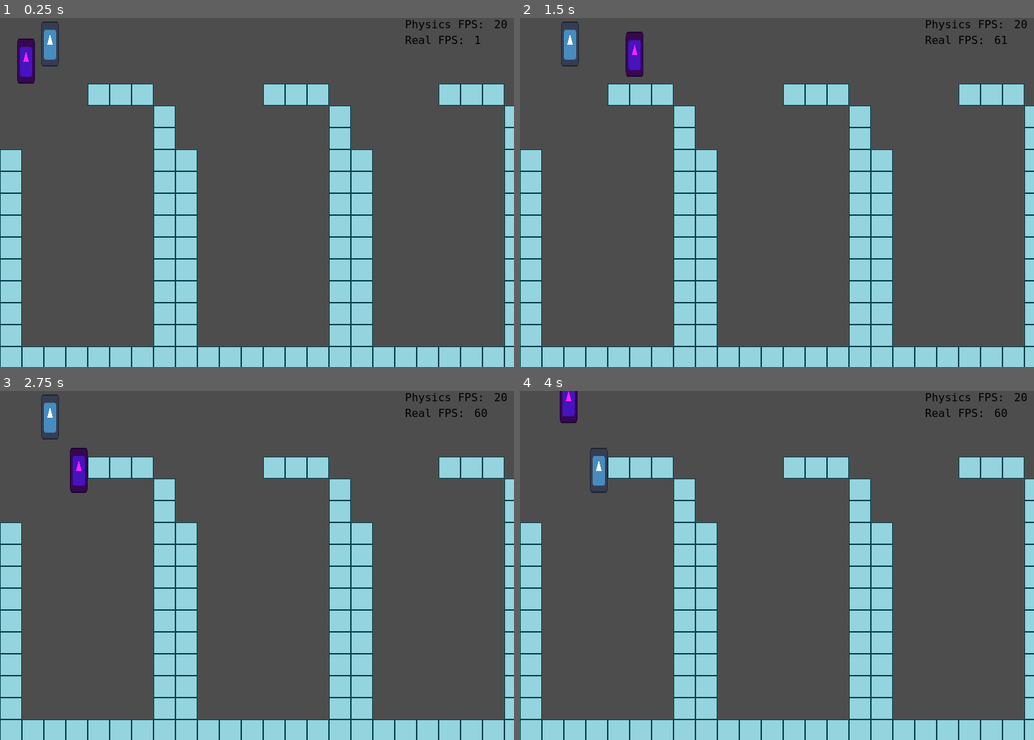
Above: before the commit, frames 1-4 (two rows, left to right).
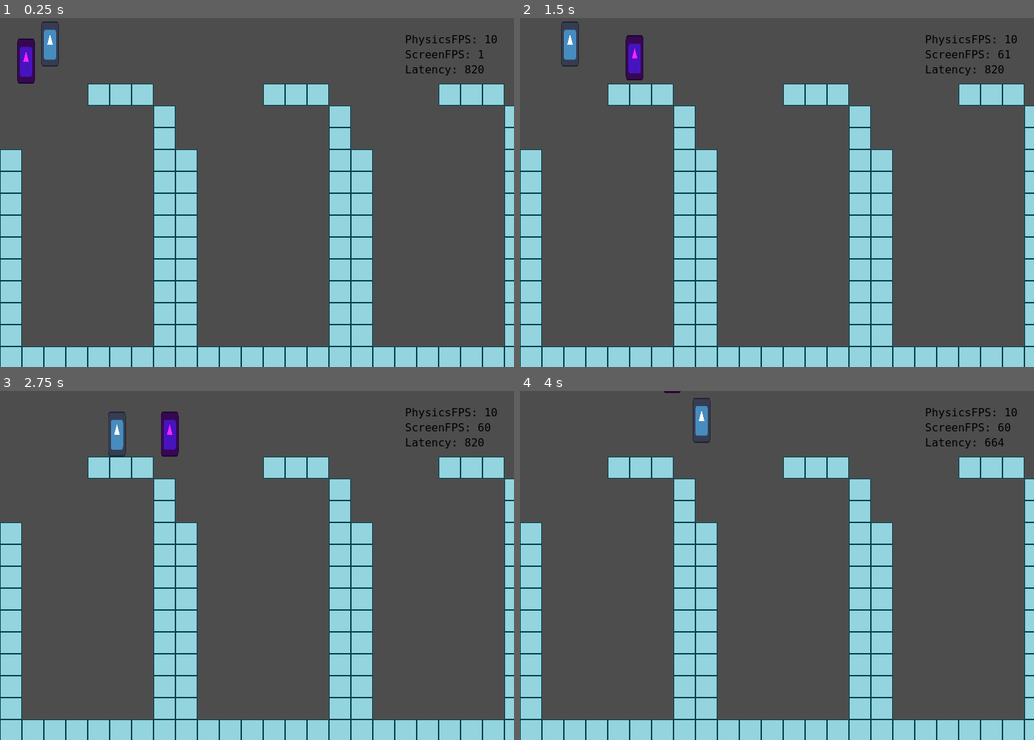
Above: after the commit, the same moments.

Repository: wync-netcode/wync-godot
Game: Godot game, scene res://rooms/lab2/lab2.tscn
The game is run twice, just before and just after one commit, with the same random seed, the same clock (stepped at 60 frames per second) and the same inputs. The engine's default icon, where the game draws it, is replaced by a stand-in: a white triangle on a blue panel in a dark square.
Inputs (mouse positions are in pixels of both pictures, inside the frame that each line leads up to):
- Up to frame 1 (0.25 s): no input
- Up to frame 2 (1.5 s): tap Enter at 0.5 s; move the mouse to (890, 175) at 0.52 s; hold D (p1_right) 0.53-1.28 s; hold E (p1_interact) 0.53-1.28 s; move the mouse to (674, 209) at 1.27 s; hold S (p1_down) from 1.28 s (still down); click (674, 209) at 1.35 s
- Up to frame 3 (2.75 s): move the mouse to (308, 488) at 2.02 s; release S (p1_down) at 2.03 s; hold D (p1_right) from 2.03 s (still down); hold 1 (p1_weapon1) from 2.03 s (still down)
- Up to frame 4 (4 s): move the mouse to (751, 635) at 2.77 s; release D (p1_right) at 2.78 s; release 1 (p1_weapon1) at 2.78 s; hold W (p1_up) 2.78-3.53 s; tap 2 (p1_weapon2) at 2.85 s; move the mouse to (931, 617) at 3.52 s; hold A (p1_left) from 3.53 s (still down); hold 3 (p1_weapon3) from 3.53 s (still down)

The runs differ from the first frame. In frame 1, 0.5% of the frame differs, in the area x 78-99%, y 0-17%; in frame 2, 0.7%; in frame 3, 1.9%, in the area x 8-99%, y 0-30%; in frame 4, 1.4%.

Commit message:
feat: clock/tick synchronization

Diff:
--- a/project.godot
+++ b/project.godot
@@ -101,7 +101,7 @@
 
 [physics]
 
-common/physics_ticks_per_second=20
+common/physics_ticks_per_second=10
 2d/physics_engine="GodotPhysics2D"
 
 [rendering]
--- a/rooms/lab2/lab2.tscn
+++ b/rooms/lab2/lab2.tscn
@@ -32,6 +32,7 @@
 [ext_resource type="PackedScene" uid="uid://d170xboi2dsfr" path="res://src/ui/info.tscn" id="26_sokx8"]
 [ext_resource type="Script" path="res://src/network/latency_compensation/co_single_net_prediction_data.gd" id="26_uu4uh"]
 [ext_resource type="Script" path="res://src/network/latency_compensation/co_net_confirmed_states.gd" id="27_kq1bv"]
+[ext_resource type="Script" path="res://src/network/sy_net_clock_server.gd" id="29_a0he2"]
 [ext_resource type="Script" path="res://src/network/latency_compensation/sy_net_save_confirmed_states.gd" id="29_eipoi"]
 [ext_resource type="Script" path="res://src/network/latency_compensation/co_net_predicted_states.gd" id="29_vqkjw"]
 [ext_resource type="Script" path="res://src/network/debug/sy_state_logger_server.gd" id="29_wvn6l"]
@@ -45,6 +46,7 @@
 [ext_resource type="Script" path="res://src/network/latency_compensation/sy_net_send_inputs.gd" id="38_ju0vw"]
 [ext_resource type="Script" path="res://src/network/latency_compensation/sy_net_prediction_ticks.gd" id="40_ailwx"]
 [ext_resource type="Script" path="res://src/network/debug/sy_state_logger_client.gd" id="42_aib70"]
+[ext_resource type="Script" path="res://src/network/latency_compensation/sy_net_clock_client.gd" id="45_6w0w5"]
 
 [node name="Lab2" type="Node2D"]
 script = ExtResource("1_1ps8v")
@@ -60,6 +62,7 @@
 script = ExtResource("4_4lskg")
 
 [node name="CoTransportLoopback" type="Node" parent="GlobalSingletons"]
+unique_name_in_owner = true
 script = ExtResource("5_r2rkq")
 
 [node name="CoStateLog" type="Node" parent="GlobalSingletons"]
@@ -73,6 +76,7 @@
 [node name="Singletons" type="Node" parent="worlds/WorldServer"]
 
 [node name="CoTicks" type="Node" parent="worlds/WorldServer/Singletons"]
+unique_name_in_owner = true
 script = ExtResource("25_7a4bi")
 singleton = true
 
@@ -142,7 +146,9 @@
 
 [node name="SyStateLoggerServer" type="Node" parent="worlds/WorldServer/GroupPhysics/SystemsNetwork"]
 script = ExtResource("29_wvn6l")
-is_server = true
+
+[node name="SyNetClockServer" type="Node" parent="worlds/WorldServer/GroupPhysics/SystemsNetwork"]
+script = ExtResource("29_a0he2")
 
 [node name="SyTicks" type="Node" parent="worlds/WorldServer/GroupPhysics"]
 script = ExtResource("18_oeqdo")
@@ -160,6 +166,8 @@
 
 [node name="CoTicks" type="Node" parent="worlds/WorldClient1/Singletons"]
 script = ExtResource("25_7a4bi")
+ticks_initial_value = 150
+time_ms_offset = 5000
 singleton = true
 
 [node name="EnSingleActors" parent="worlds/WorldClient1/Singletons" instance=ExtResource("10_k0r3w")]
@@ -203,10 +211,6 @@
 
 [node name="SystemsGameplay" type="Node" parent="worlds/WorldClient1/GroupPhysics"]
 
-[node name="SyVelocity" type="Node" parent="worlds/WorldClient1/GroupPhysics/SystemsGameplay"]
-script = ExtResource("9_rrivg")
-ENABLED = false
-
 [node name="SyPlayerInput" type="Node" parent="worlds/WorldClient1/GroupPhysics/SystemsGameplay"]
 script = ExtResource("10_47ome")
 
@@ -277,6 +281,9 @@
 [node name="SyTransportLoopback" type="Node" parent="worlds/WorldClient1/GroupProcess"]
 script = ExtResource("21_rayuf")
 
+[node name="SyNetClockClient" type="Node" parent="worlds/WorldClient1/GroupProcess"]
+script = ExtResource("45_6w0w5")
+
 [node name="SyNetInterpolation" type="Node" parent="worlds/WorldClient1/GroupProcess"]
 script = ExtResource("30_5i022")
 ENABLED = false
--- a/src/network/co_ticks.gd
+++ b/src/network/co_ticks.gd
@@ -2,4 +2,15 @@
 class_name CoTicks
 static var label = ECS.add_component()
 
+@export var ticks_initial_value: int
+@export var time_ms_offset: int
+
 var ticks: int
+var server_ticks: int
+
+var server_ticks_offset_initialized: bool = false
+var server_ticks_offset: int
+
+
+func _ready() -> void:
+	ticks = ticks_initial_value
--- a/src/network/debug/sy_state_logger_server.gd
+++ b/src/network/debug/sy_state_logger_server.gd
@@ -3,7 +3,6 @@
 const label: StringName = StringName("SyStateLoggerServer")
 
 const ACTOR_TO_LOG_ID = 0
-@export var is_server: bool = false
 
 func _ready():
 	components = [CoActor.label, CoCollider.label, CoActorInput.label]
--- a/src/network/latency_compensation/co_net_predicted_states.gd
+++ b/src/network/latency_compensation/co_net_predicted_states.gd
@@ -2,5 +2,5 @@
 class_name CoNetPredictedStates
 static var label = ECS.add_component()
 
-var curr: NetTickData = null
-var prev: NetTickData = null
+var curr: NetTickData = NetTickData.new()
+var prev: NetTickData = NetTickData.new()
--- a/src/network/latency_compensation/co_single_net_prediction_data.gd
+++ b/src/network/latency_compensation/co_single_net_prediction_data.gd
@@ -3,9 +3,14 @@
 static var label = ECS.add_component()
 # TODO: Pick a better class name
 
-var last_tick_confirmed: int = 0
-var last_tick_timestamp: int = 0
+# periodical vars
 
-# TODO: Have a standalone system that calculates target_time / target_tick
-var target_tick: int = 0
 var tick_offset: int = 0
+var target_tick: int = 0 # co_ticks.ticks + tick_offset
+var target_time_offset: int = 0 # add this to curr_time to get the actual target_time
+
+# For calculating clock_offset_median
+
+var clock_packets_received: int
+var clock_offset_median: float
+var clock_offset_accumulator: int
--- a/src/network/latency_compensation/sy_net_buffered_inputs.gd
+++ b/src/network/latency_compensation/sy_net_buffered_inputs.gd
@@ -16,7 +16,7 @@
 
 	var co_ticks = ECS.get_singleton_component(self, CoTicks.label) as CoTicks
 	var co_predict_data = ECS.get_singleton_component(self, CoSingleNetPredictionData.label) as CoSingleNetPredictionData
-	var tick_local = co_ticks.ticks
+	var tick_curr = co_ticks.server_ticks
 	var tick_pred = co_predict_data.target_tick
 
 	# TODO: Save actual ticks
@@ -29,10 +29,9 @@
 		# save inputs
 
 		var curr_input = co_actor_input.copy()
-		curr_input.tick = tick_local
-		co_buffered_inputs.set_tick(tick_local, curr_input)
+		curr_input.tick = tick_curr
+		co_buffered_inputs.set_tick(tick_curr, curr_input)
 
 		# save tick relationship
 
-		co_buffered_inputs.set_tick_predicted(tick_pred, tick_local)
-		Log.out(self, "ticks %s %s" % [tick_local, tick_pred])
+		co_buffered_inputs.set_tick_predicted(tick_pred, tick_curr)
--- /dev/null
+++ b/src/network/latency_compensation/sy_net_clock_client.gd
@@ -0,0 +1,77 @@
+extends System
+class_name SyNetClockClient
+const label: StringName = StringName("SyNetClockClient")
+
+## Receives the clock sync packet, to be able to translate timestamps from
+## the remote clock to the local clock
+
+
+func _ready():
+	components = [CoNetConfirmedStates.label, CoActor.label, CoActorRegisteredFlag.label]
+	super()
+
+
+func on_process(_entities, _data, _delta: float):
+
+	var en_client = ECS.get_singleton_entity(self, "EnSingleClient")
+	if not en_client:
+		Log.err(self, "Couldn't find singleton EnSingleClient")
+		return
+	var co_io = en_client.get_component(CoIOPackets.label) as CoIOPackets
+	if co_io.in_packets.size() == 0:
+		return
+
+	# save tick data from packets
+
+	for k in range(co_io.in_packets.size()-1, -1, -1):
+		var pkt = co_io.in_packets[k] as NetPacket
+		var data = pkt.data as NetPacketClock
+		if not data:
+			continue
+
+		# consume
+		co_io.in_packets.remove_at(k)
+
+		var co_predict_data = ECS.get_singleton_component(self, CoSingleNetPredictionData.label) as CoSingleNetPredictionData
+		var co_ticks = ECS.get_singleton_component(self, CoTicks.label) as CoTicks
+		var curr_time = ClockUtils.time_get_ticks_msec(co_ticks)
+		var physics_fps = Engine.physics_ticks_per_second
+		var server_time_diff = (data.time + data.latency) - curr_time
+
+		# calculate median
+
+		co_predict_data.clock_packets_received += 1
+		co_predict_data.clock_offset_accumulator += server_time_diff
+		co_predict_data.clock_offset_median = (co_predict_data.clock_offset_median * (co_predict_data.clock_packets_received-1) + server_time_diff) / co_predict_data.clock_packets_received
+
+		# update ticks
+
+		var current_server_time: float = curr_time + co_predict_data.clock_offset_median
+		var time_since_packet_sent: float = current_server_time - data.time
+
+		if co_predict_data.clock_packets_received < 11:
+			co_ticks.server_ticks = data.tick \
+			+ round(time_since_packet_sent / (1000.0 / physics_fps))
+			co_ticks.server_ticks_offset = co_ticks.server_ticks - co_ticks.ticks
+
+		elif not co_ticks.server_ticks_offset_initialized:
+			co_ticks.server_ticks_offset_initialized = true
+			co_ticks.server_ticks = co_ticks.ticks + co_ticks.server_ticks_offset
+			# TODO: Allow for updating co_ticks.server_ticks_offset every minute or so
+
+
+		var server_ticks = %CoTicks.ticks -1
+
+		Log.out(self, "Servertime %s, real %s, d %s | ticks %s, real %s, d %s | latency %s | clock %s | %s | %s | %s" % [
+			int(current_server_time),
+			Time.get_ticks_msec(),
+			str(Time.get_ticks_msec() - current_server_time).pad_zeros(2).pad_decimals(1),
+			co_ticks.server_ticks,
+			server_ticks,
+			server_ticks - co_ticks.server_ticks,
+			Time.get_ticks_msec() - data.time,
+			str(co_predict_data.clock_offset_median).pad_decimals(2),
+			str(time_since_packet_sent).pad_decimals(2),
+			str(time_since_packet_sent / (1000.0 / physics_fps)).pad_decimals(2),
+			co_ticks.server_ticks_offset,
+		])
--- a/src/network/latency_compensation/sy_net_extrapolate.gd
+++ b/src/network/latency_compensation/sy_net_extrapolate.gd
@@ -19,7 +19,9 @@
 
 	var co_predict_data = ECS.get_singleton_component(self, CoSingleNetPredictionData.label) as CoSingleNetPredictionData
 
-	var curr_time = Time.get_ticks_msec()
+	var co_ticks = ECS.get_singleton_component(self, CoTicks.label) as CoTicks
+
+	var curr_time = ClockUtils.time_get_ticks_msec(co_ticks)
 	var physics_fps = Engine.physics_ticks_per_second
 
 	# define target time to render
@@ -46,7 +48,7 @@
 		var co_net_confirmed_states = entity.get_component(CoNetConfirmedStates.label) as CoNetConfirmedStates
 		var co_net_predicted_states = entity.get_component(CoNetPredictedStates.label) as CoNetPredictedStates
 
-		# Reset them
+		# Initialize them
 		# TODO: Move this elsewhere
 		#if co_net_predicted_states.curr == null && co_net_confirmed_states.buffer.get_relative(-1) != null:
 		if co_net_confirmed_states.buffer.get_relative(-1) != null:
--- a/src/network/latency_compensation/sy_net_interpolation.gd
+++ b/src/network/latency_compensation/sy_net_interpolation.gd
@@ -21,17 +21,18 @@
 		Log.err(self, "Couldn't find singleton CoTransportLoopback")
 		return
 
-	var curr_time = Time.get_ticks_msec()
+	var co_predict_data = ECS.get_singleton_component(self, CoSingleNetPredictionData.label) as CoSingleNetPredictionData
+	var co_ticks = ECS.get_singleton_component(self, CoTicks.label) as CoTicks
+
+	var curr_time = ClockUtils.time_get_ticks_msec(co_ticks)
 	var physics_fps = Engine.physics_ticks_per_second
 
 	# define target time to render
-	# TODO: Extract from engine or define elsewhere
-	var tick_rate = physics_fps
 	# TODO: The server should communicate this information
 	# NOTE: What if we have different send rates for different entities as a LOD measure?
 	var pkt_inter_arrival_time = ((1000.0 / physics_fps) * 10)
 	# TODO: How to define the padding? Maybe it should be a display tick?
-	var padding = (1000.0 / tick_rate)
+	var padding = (1000.0 / physics_fps)
 	var target_time = curr_time - pkt_inter_arrival_time - padding
 
 	# interpolate entities
@@ -49,18 +50,23 @@
 		# check if it has predicted states
 
 		var co_net_predicted_states = entity.get_component(CoNetPredictedStates.label) as CoNetPredictedStates
-		if co_net_predicted_states != null:
-			if co_net_predicted_states.prev != null:
-				snap_left = co_net_predicted_states.prev
-				snap_right = co_net_predicted_states.curr
-				found_snapshots = true
+		if co_net_predicted_states != null && co_net_predicted_states.prev.data != null:
+			snap_left = co_net_predicted_states.prev
+			snap_right = co_net_predicted_states.curr
+			found_snapshots = true
 
-				target_time = curr_time + co_loopback.lag + padding
+			#target_time = co_predict_data.target_time
+			target_time = curr_time + co_predict_data.target_time_offset
+			#target_time = \
+			#	(curr_time - co_predict_data.last_tick_timestamp) \
+			#	+
+			#target_time = curr_time + co_predict_data.tick_offset * (1000.0 / physics_fps)
 
 		# else fall back to using confirmed state
 
 		else:
-
+			continue
+			"""
 			var co_net_confirmed_states = entity.get_component(CoNetConfirmedStates.label) as CoNetConfirmedStates
 			var ring = co_net_confirmed_states.buffer
 
@@ -75,7 +81,7 @@
 				elif snap_right != null && snapshot.timestamp < target_time:
 					found_snapshots = true
 					snap_left = snapshot
-					break
+					break"""
 
 		if not found_snapshots:
 			Log.out(self, "left: %s | target: %s | right: %s | curr: %s" % [0, target_time, 0, curr_time])
@@ -85,8 +91,23 @@
 
 		# interpolate between the two
 
-		if abs(snap_left.timestamp - snap_right.timestamp) < 0.000001:
+		var left_timestamp = \
+			co_predict_data.last_tick_timestamp \
+			+ (snap_left.tick - co_predict_data.last_tick_confirmed) \
+			* (1000.0 / physics_fps)
+		var right_timestamp = \
+			co_predict_data.last_tick_timestamp \
+			+ (snap_right.tick - co_predict_data.last_tick_confirmed) \
+			* (1000.0 / physics_fps)
+
+
+		if abs(left_timestamp - right_timestamp) < 0.000001:
 			co_collider.global_position = snap_right.data.position
 		else:
-			var new_pos = (snap_left.data.position as Vector2).lerp((snap_right.data.position as Vector2), (target_time - snap_left.timestamp) / (snap_right.timestamp - snap_left.timestamp))
+			var left_pos = snap_left.data.position as Vector2
+			var right_pos = snap_right.data.position as Vector2
+			var factor = (target_time - left_timestamp) / (right_timestamp - left_timestamp)
+			var new_pos = left_pos.lerp(right_pos, factor)
 			co_collider.global_position = new_pos
+
+			Log.out(self, "left: %s | target: %s | right: %s | curr: %s | factor %s" % [left_timestamp, target_time, right_timestamp, curr_time, factor])
--- a/src/network/latency_compensation/sy_net_prediction_ticks.gd
+++ b/src/network/latency_compensation/sy_net_prediction_ticks.gd
@@ -3,6 +3,7 @@
 const label: StringName = StringName("SyNetPredictionTicks")
 
 ## * Advances the local game tick and the predicted game tick
+## NOTE: What if we have different send rates for different entities as a LOD measure?
 
 
 func _ready():
@@ -19,29 +20,32 @@
 		return
 	var co_predict_data = ECS.get_singleton_component(self, CoSingleNetPredictionData.label) as CoSingleNetPredictionData
 	var co_ticks = ECS.get_singleton_component(self, CoTicks.label) as CoTicks
-	var curr_time = Time.get_ticks_msec()
+
+	var curr_time = ClockUtils.time_get_ticks_msec(co_ticks)
 	var physics_fps = Engine.physics_ticks_per_second
 
-	# define target time to render
-	# TODO: Extract from engine or define elsewhere
-	#var tick_rate = physics_fps / 10.0
-	# TODO: The server should communicate this information
-	# NOTE: What if we have different send rates for different entities as a LOD measure?
-	#var pkt_inter_arrival_time = ((1000.0 / physics_fps) * 10)
-	# TODO: How to define the padding? Maybe it should be a display tick?
-
-	#var padding = (1000.0 / tick_rate)
-	#var target_time = curr_time - pkt_inter_arrival_time - padding
-	var target_time = curr_time + co_loopback.lag * 2 + (1000.0 / physics_fps) * 3 + 200
-
-	# adjust periodically to compensate for unstable ping
+	# TODO: Move this DEBUG Random ping variation elsewhere
 
 	if co_ticks.ticks % 30 == 0:
-		var target_tick = co_predict_data.last_tick_confirmed + ceil((target_time - co_predict_data.last_tick_timestamp) / float(1000.0 / physics_fps))
-		co_predict_data.tick_offset = target_tick - co_ticks.ticks
+		co_loopback.lag += randf_range(-1, 1) * (co_loopback.lag * 0.2)
+
+	# Adjust target_time_offset periodically to compensate for unstable ping
+
+	if co_ticks.ticks % 30 == 0:
+
+		# NOTE: To compensate for latency variation: use the latency median (sliding window algorithm) and use the variation (max) as the padding
+
+		co_predict_data.target_time_offset = co_loopback.lag + (1000.0 / physics_fps) * 2
+		co_predict_data.tick_offset = ceil(co_predict_data.target_time_offset / (1000.0 / physics_fps))
+
+		var target_tick = co_ticks.server_ticks + co_predict_data.tick_offset
+		var target_time = curr_time + co_predict_data.target_time_offset
+
 		Log.out(self, "Updating tick offset to %s" % co_predict_data.tick_offset)
+		Log.out(self, "target_tick %s | target_time %s | with tick offset %s" % [target_tick, target_time, curr_time + co_predict_data.tick_offset * (1000.0 / physics_fps) ])
+		Log.out(self, "target_tick_timestamp %s" % [target_tick * (1000.0 / physics_fps) ])
 
-	co_predict_data.target_tick = co_ticks.ticks + co_predict_data.tick_offset
-	# TODO: Sumar 1 o no sumar 1 a target_tick?
+	co_predict_data.target_tick = co_ticks.server_ticks + co_predict_data.tick_offset
+	# NOTE: Sumar 1 o no sumar 1 a target_tick?
 
-	#Log.out(self, "target_time %s last_tick %s target_tick %s" % [target_time, co_predict_data.last_tick_confirmed, target_tick])
+	Log.out(self, "ticks local %s | net %s %s %s" % [co_ticks.ticks, co_ticks.server_ticks, co_predict_data.target_tick, co_ticks.ticks + co_ticks.server_ticks_offset])
--- a/src/network/latency_compensation/sy_net_receive_inputs.gd
+++ b/src/network/latency_compensation/sy_net_receive_inputs.gd
@@ -25,7 +25,6 @@
 	var co_actors = single_actors.get_component(CoSingleActors.label) as CoSingleActors
 
 	var co_ticks = ECS.get_singleton_component(self, CoTicks.label) as CoTicks
-	#var curr_time = Time.get_ticks_msec()
 
 	# look entity id in the packets and save accordingly to buffer
 
--- a/src/network/latency_compensation/sy_net_save_confirmed_states.gd
+++ b/src/network/latency_compensation/sy_net_save_confirmed_states.gd
@@ -56,14 +56,20 @@
 
 	var co_predict_data = ECS.get_singleton_component(self, CoSingleNetPredictionData.label) as CoSingleNetPredictionData
 
-	var curr_time = Time.get_ticks_msec()
+	var co_ticks = ECS.get_singleton_component(self, CoTicks.label) as CoTicks
+	var curr_time = ClockUtils.time_get_ticks_msec(co_ticks)
+
 
 	# save tick data from packets
 
-	for pkt: NetPacket in co_io.in_packets:
+	for k in range(co_io.in_packets.size()-1, -1, -1):
+		var pkt = co_io.in_packets[k] as NetPacket
 		var data = pkt.data as NetSnapshot
 		if not data:
 			continue
+
+		# consume
+		co_io.in_packets.remove_at(k)
 
 		#Log.out(self, "consume | co_io.in_packets.size() %s" % co_io.in_packets.size())
 
@@ -87,11 +93,4 @@
 			var ring = co_net_confirmed_states.buffer
 			ring.push(tick_data)
 
-			# update last tick
-
-			if data.tick > co_predict_data.last_tick_confirmed:
-				co_predict_data.last_tick_confirmed = data.tick
-				co_predict_data.last_tick_timestamp = curr_time
-
-	co_io.in_packets.clear()
 	#Log.out(self, "consume | cleared co_io.in_packets.size() %s" % co_io.in_packets.size())
--- a/src/network/latency_compensation/sy_net_self_predict.gd
+++ b/src/network/latency_compensation/sy_net_self_predict.gd
@@ -20,9 +20,6 @@
 	var co_predict_data = ECS.get_singleton_component(self, CoSingleNetPredictionData.label) as CoSingleNetPredictionData
 
 	var co_ticks = ECS.get_singleton_component(self, CoTicks.label) as CoTicks
-
-	var curr_time = Time.get_ticks_msec()
-	var physics_fps = Engine.physics_ticks_per_second
 	var target_tick = co_predict_data.target_tick
 
 	# predict entities
@@ -36,6 +33,13 @@
 		var last_confirmed = co_net_confirmed_states.buffer.get_relative(0) as NetTickData
 
 		if last_confirmed == null:
+			continue
+
+		# Initialize stored predicted states. TODO: Move elsewhere
+
+		if co_net_predicted_states.curr.data == null:
+			co_net_predicted_states.curr.data = CoCollider.SnapData.new()
+			co_net_predicted_states.prev = co_net_predicted_states.curr.copy()
 			continue
 
 		# Reset state
@@ -57,7 +61,19 @@
 
 			SyActorMovement.simulate_movement(input, collider, _delta)
 
+			# store predicted states
+			# (run on last two iterations)
+
+			if tick > (target_tick -1):
+				co_net_predicted_states.prev.data.position = co_net_predicted_states.curr.data.position
+				co_net_predicted_states.curr.data.position = collider.global_position
+
 			# debug player trail
 
 			var progress = (float(tick) - last_confirmed.tick) / (target_tick - last_confirmed.tick)
 			DebugPlayerTrail.spawn(self, collider.global_position, progress)
+
+		# update store predicted state metadata
+
+		co_net_predicted_states.prev.tick = target_tick -1
+		co_net_predicted_states.curr.tick = target_tick
--- a/src/network/latency_compensation/sy_net_send_inputs.gd
+++ b/src/network/latency_compensation/sy_net_send_inputs.gd
@@ -37,6 +37,7 @@
 		for i in range(tick_pred - CoNetBufferedInputs.AMOUNT_TO_SEND, tick_pred +1):
 			var tick_local = co_buffered_inputs.get_tick_predicted(i)
 			if not tick_local:
+				#Log.out(self, "we don't have an input for this tick %s" % [i])
 				continue
 			var input = co_buffered_inputs.get_tick(tick_local)
 			if input is not CoActorInput:
--- /dev/null
+++ b/src/network/packet/net_packet_clock.gd
@@ -0,0 +1,13 @@
+class_name NetPacketClock
+
+var tick: int
+var time: int
+var latency: int
+
+
+func duplicate() -> NetPacketClock:
+	var newi = NetPacketClock.new()
+	newi.tick = tick
+	newi.time = time
+	newi.latency = latency
+	return newi
--- /dev/null
+++ b/src/network/sy_net_clock_server.gd
@@ -0,0 +1,47 @@
+extends System
+class_name SyNetClockServer
+const label: StringName = StringName("SyNetClockServer")
+
+## Extracts state from actors
+
+
+func _ready():
+	components = [CoActor.label, CoCollider.label]
+	super()
+
+
+func on_process(entities, _data, _delta: float):
+
+	var co_ticks = ECS.get_singleton_component(self, CoTicks.label) as CoTicks
+	var physics_fps = Engine.physics_ticks_per_second
+
+	# throttle send rate
+
+	if co_ticks.ticks % int(physics_fps * 0.5) != 0:
+		return
+
+	var co_loopback = GlobalSingletons.singleton.get_component(CoTransportLoopback.label) as CoTransportLoopback
+	if not co_loopback:
+		print("E: Couldn't find singleton CoTransportLoopback")
+		return
+	var single_server = ECS.get_singleton_entity(self, "EnSingleServer")
+	if not single_server:
+		print("E: Couldn't find singleton EnSingleServer")
+		return
+	var co_io_packets = single_server.get_component(CoIOPackets.label) as CoIOPackets
+	var co_server = single_server.get_component(CoServer.label) as CoServer
+
+	# prepare packet
+
+	var packet = NetPacketClock.new()
+	packet.tick = co_ticks.ticks
+	packet.time = ClockUtils.time_get_ticks_msec(co_ticks)
+	packet.latency = co_loopback.lag
+
+	# queue for sending
+
+	for peer: CoServer.ServerPeer in co_server.peers:
+		var pkt = NetPacket.new()
+		pkt.to_peer = peer.peer_id
+		pkt.data = packet.duplicate()
+		co_io_packets.out_packets.append(pkt)
--- a/src/network/sy_ticks.gd
+++ b/src/network/sy_ticks.gd
@@ -12,3 +12,4 @@
 	var co_ticks = ECS.get_singleton_component(self, CoTicks.label) as CoTicks
 	if co_ticks:
 		co_ticks.ticks += 1
+		co_ticks.server_ticks += 1
--- a/src/network/sy_transport_loopback.gd
+++ b/src/network/sy_transport_loopback.gd
@@ -53,11 +53,13 @@
 
 	var amount = 0
 
-	for pkt: LoopbackPacket in co_loopback.packets:
+	for k in range(co_loopback.packets.size()-1, -1, -1):
+		var pkt = co_loopback.packets[k] as LoopbackPacket
 		if curr_time < pkt.deliver_time:
 			continue
 
-		co_loopback.packets.erase(pkt)
+		# consume
+		co_loopback.packets.remove_at(k)
 
 		# get destination buffer from registered peers
 
--- a/src/ui/info.gd
+++ b/src/ui/info.gd
@@ -2,7 +2,18 @@
 
 @onready var lblPhysicsFPS: Label = %lblPhysicsFPS
 @onready var lblRealFPS: Label = %lblRealFPS
+@onready var lblMain: Label = %lblMain
+@onready var co_loopback: CoTransportLoopback = %CoTransportLoopback
 
 func _process(delta):
-	lblPhysicsFPS.text = str(Engine.physics_ticks_per_second)
-	lblRealFPS.text = str(Performance.get_monitor(Performance.TIME_FPS))
+	lblMain.text = \
+	"""
+	PhysicsFPS: %s
+	ScreenFPS: %s
+	Latency: %s
+	""" % \
+	[
+		Engine.physics_ticks_per_second,
+		Performance.get_monitor(Performance.TIME_FPS),
+		co_loopback.lag
+	]
--- a/src/ui/info.tscn
+++ b/src/ui/info.tscn
@@ -22,26 +22,9 @@
 offset_bottom = 42.0
 grow_horizontal = 0
 
-[node name="HBoxContainer" type="HBoxContainer" parent="VBoxContainer"]
-layout_mode = 2
-
-[node name="Label" type="Label" parent="VBoxContainer/HBoxContainer"]
-layout_mode = 2
-text = "Physics FPS: "
-
-[node name="lblPhysicsFPS" type="Label" parent="VBoxContainer/HBoxContainer"]
+[node name="lblMain" type="Label" parent="VBoxContainer"]
 unique_name_in_owner = true
 layout_mode = 2
-text = "100"
-
-[node name="HBoxContainer2" type="HBoxContainer" parent="VBoxContainer"]
-layout_mode = 2
-
-[node name="Label" type="Label" parent="VBoxContainer/HBoxContainer2"]
-layout_mode = 2
-text = "Real FPS: "
-
-[node name="lblRealFPS" type="Label" parent="VBoxContainer/HBoxContainer2"]
-unique_name_in_owner = true
-layout_mode = 2
-text = "100"
+text = "Info Label
+Info Label
+Info Label"
--- /dev/null
+++ b/src/utils/clock_utils.gd
@@ -0,0 +1,13 @@
+class_name ClockUtils
+
+
+static func time_get_ticks_msec(co_ticks: CoTicks) -> int:
+	return Time.get_ticks_msec() + co_ticks.time_ms_offset
+
+
+static func get_server_time(co_predict_data: CoSingleNetPredictionData, local_time: int) -> int:
+	return local_time + co_predict_data.clock_offset_median
+
+
+static func get_net_ticks(co_ticks: CoTicks, co_predict_data: CoSingleNetPredictionData):
+	return co_ticks.ticks - co_ticks.server_ticks_offset
Not shown: 1 places in rooms/lab2/lab2.tscn that only renumber resources
